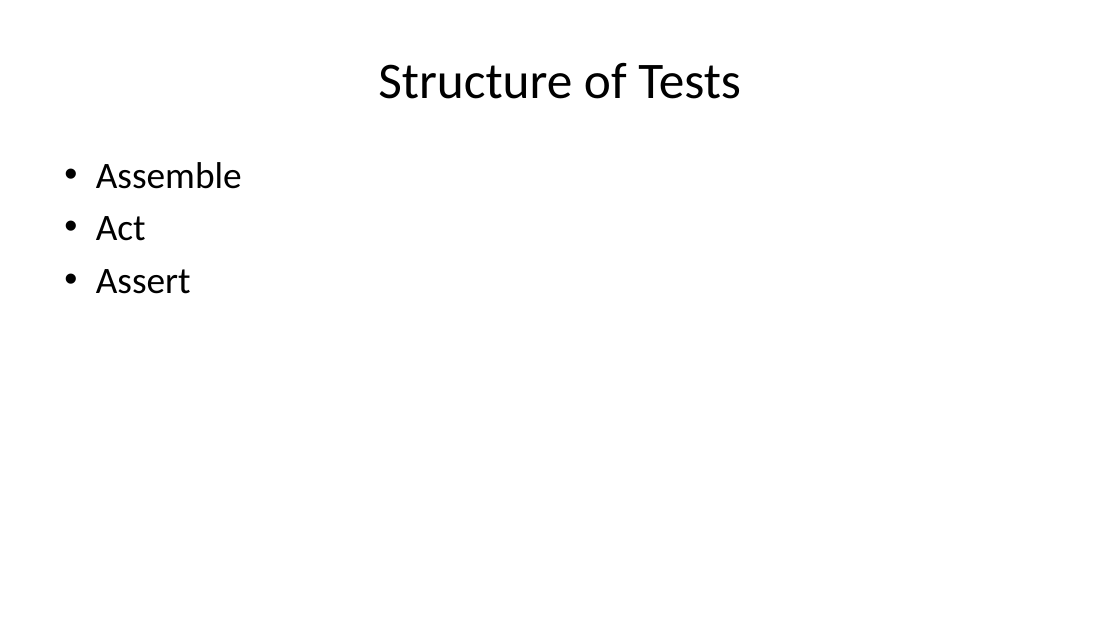
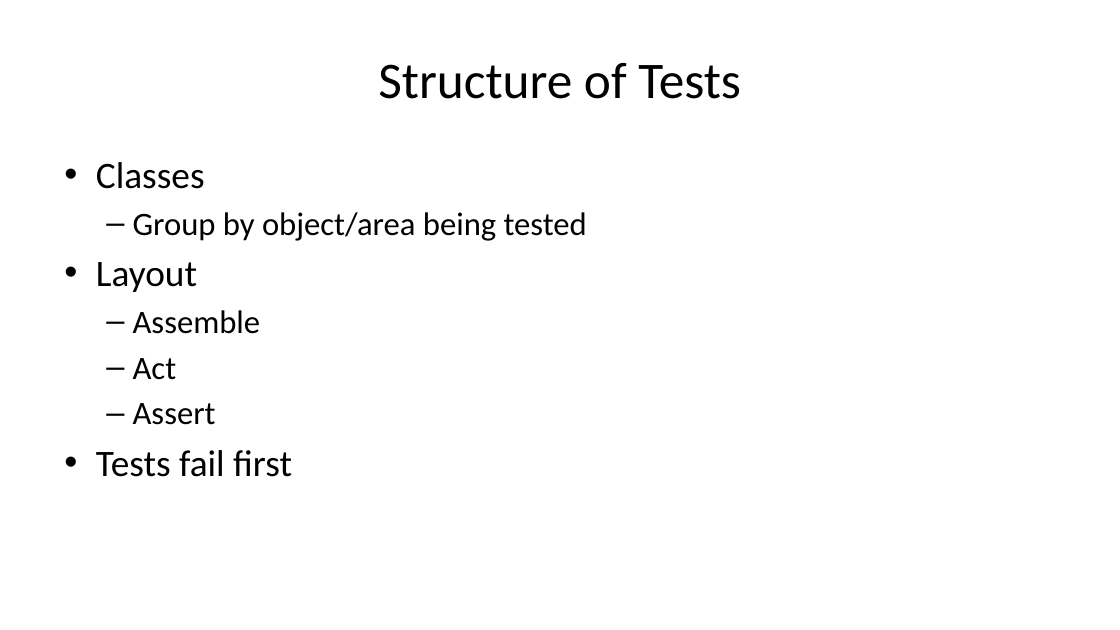
Before and after one commit to way0utwest/TestingTSQL, a slide deck: slide 15 of DB-Delivery-Get-Testing-TSQL.pptx. Drawn at 1120x630 pixels with LibreOffice and Linux fonts; fonts in the diff are those of the drawing. Boxes give left, top, right and bottom in pixels: in the first picture for what was removed or moved away, otherwise in the second. Text is boxed around its words. In the diff, an @@ line names an element or a change of style, - is before the commit and + after.

```diff
--- a/DB-Delivery-Get-Testing-TSQL.pptx
+++ b/DB-Delivery-Get-Testing-TSQL.pptx
@@ text at [96,162,587,292]: paragraphs added @@
+• Classes
+  – Group by object/area being tested
+• Layout
@@ text at [133,310,261,425]: size 32 to 28 pt in "Assemble", "Act", "Assert"; bullet • to –; list level 1 to 2 in "Assemble"; list level 1 to 2 in "Act"; list level 1 to 2 in "Assert" @@
@@ text at [96,450,292,477]: paragraph added @@
+• Tests fail first
```
Also in this commit, not shown: 5 other slides changed, 4 slides added, 5 slides removed.
